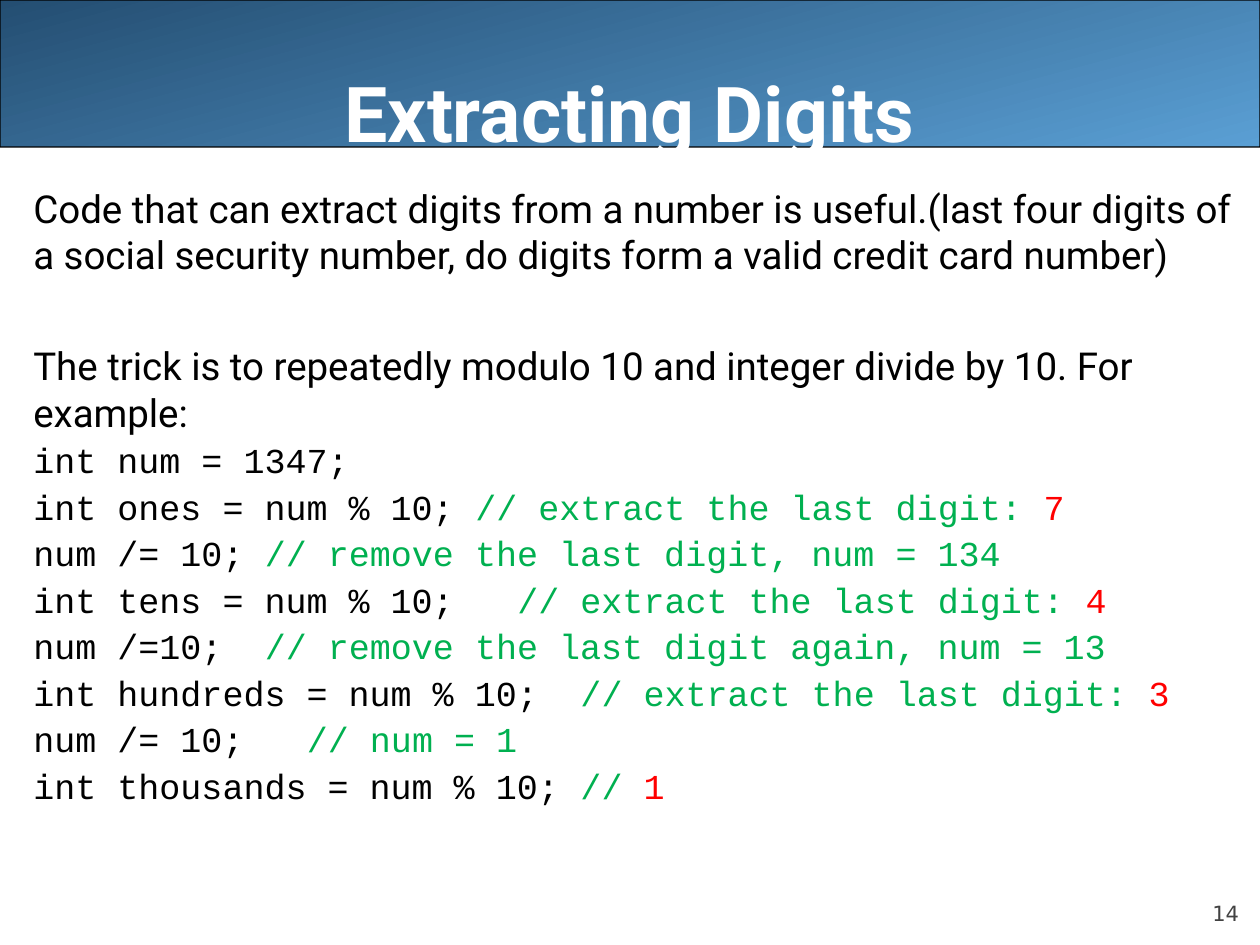
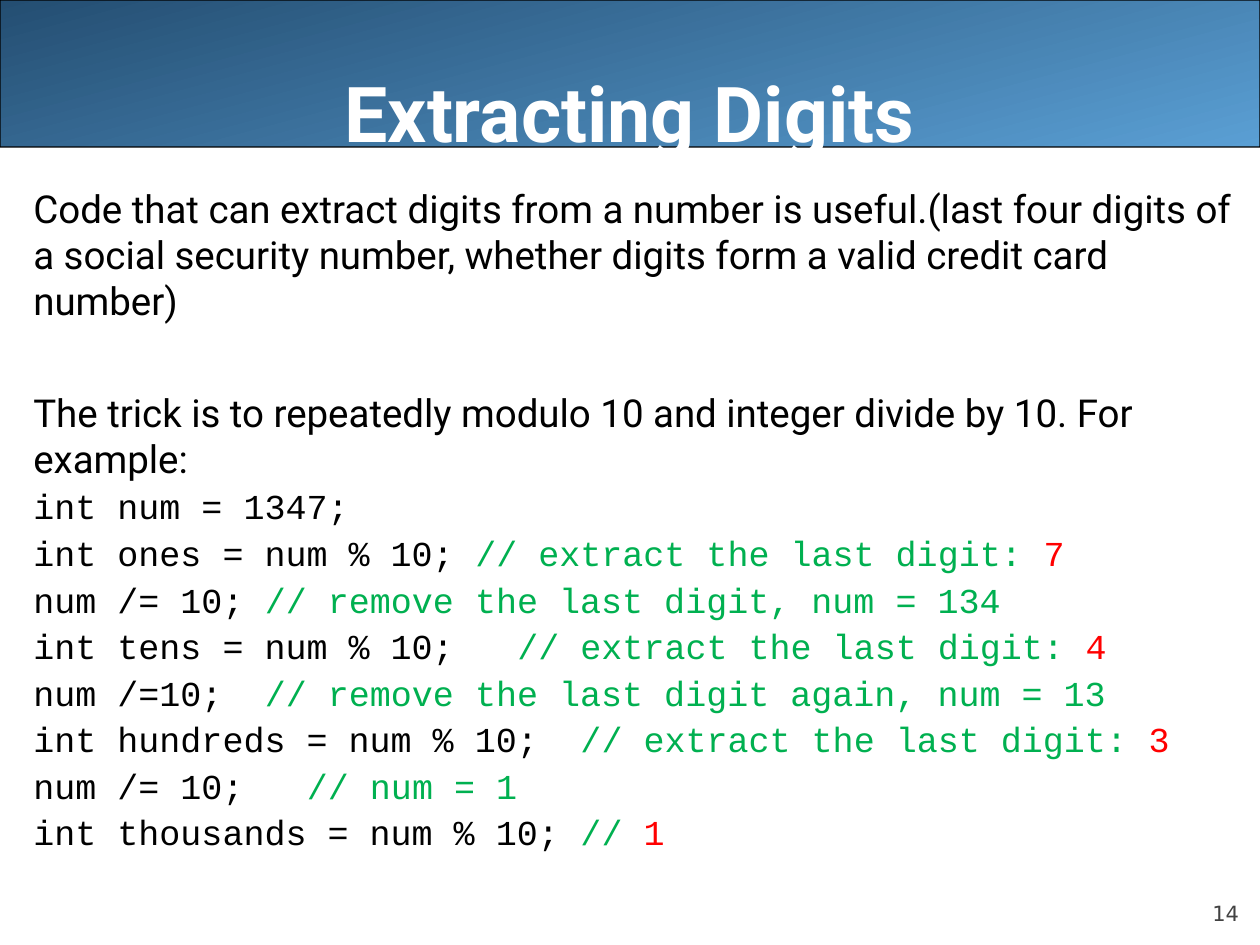
Before and after one commit to LongBaoNguyen/longbaonguyen.github.io, a slide deck: slide 14 of courses/apcsa/lecture10.ppt. Drawn at 1260x945 pixels with LibreOffice and Linux fonts; fonts in the diff are those of the drawing. Boxes give left, top, right and bottom in pixels: in the first picture for what was removed or moved away, otherwise in the second. Text is boxed around its words. In the diff, an @@ line names an element or a change of style, - is before the commit and + after.

```diff
--- a/courses/apcsa/lecture10.ppt
+++ b/courses/apcsa/lecture10.ppt
@@ text at (x1=33, y1=192, x2=1231, y2=324): text changed @@
-Code that can extract digits from a number is useful.(last four digits of a social security number, do digits form a valid credit card number)
+Code that can extract digits from a number is useful.(last four digits of a social security number, whether digits form a valid credit card number)
```
Also in this commit, not shown: 7 other slides changed, 10 other files.
